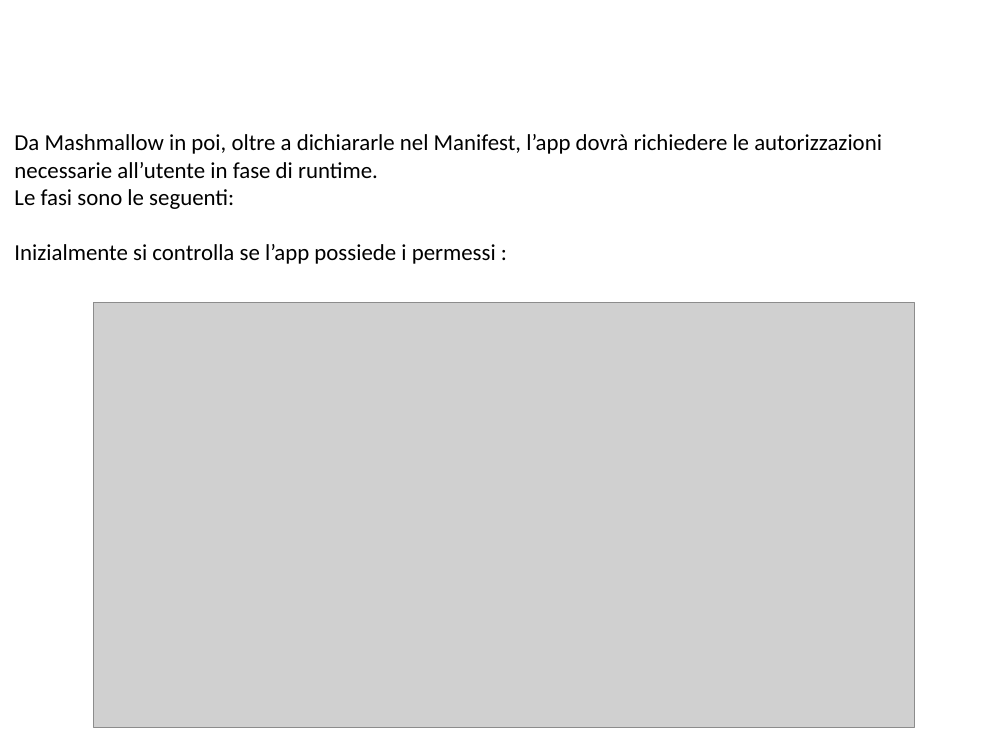
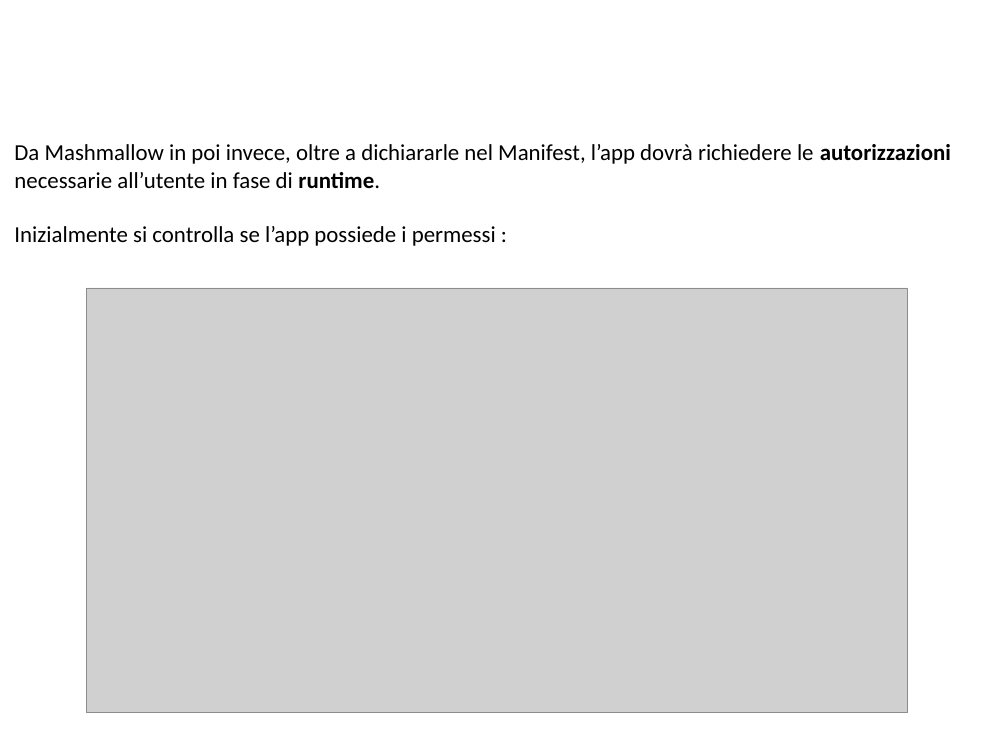
Before and after one commit to 0088024/Wallpaper_v4, a slide deck: slide 8 of ESONERO_WALLPAPERS_FPR-IOL2018(2).odp. Drawn at 1008x756 pixels with LibreOffice and Linux fonts; fonts in the diff are those of the drawing; grey boxes stand for pictures; background and template pictures are left out. Boxes give left, top, right and bottom in pixels: in the first picture for what was removed or moved away, otherwise in the second. Text is boxed around its words. In the diff, an @@ line names an element or a change of style, - is before the commit and + after.

```diff
--- a/ESONERO_WALLPAPERS_FPR-IOL2018(2).odp
+++ b/ESONERO_WALLPAPERS_FPR-IOL2018(2).odp
@@ subtitle "Da Mashmallow in poi invece, ...": place and size @@
-subtitle "Da Mashmallow in poi invece, ..." at (14,134,882,264)
+subtitle "Da Mashmallow in poi invece, ..." at (14,144,951,246)
@@ subtitle at (14,144,951,188): text changed @@
-Da Mashmallow in poi, oltre a dichiararle nel Manifest, l’app dovrà richiedere le autorizzazioni necessarie all’utente in fase di runtime.
-Le fasi sono le seguenti:
+Da Mashmallow in poi invece, oltre a dichiararle nel Manifest, l’app dovrà richiedere le autorizzazioni necessarie all’utente in fase di runtime.
@@ picture: place and size @@
-picture at (93,303,915,728)
+picture at (86,288,907,713)
```
Also in this commit, not shown: 16 other slides changed, 2 slides added, 12 slides removed.
